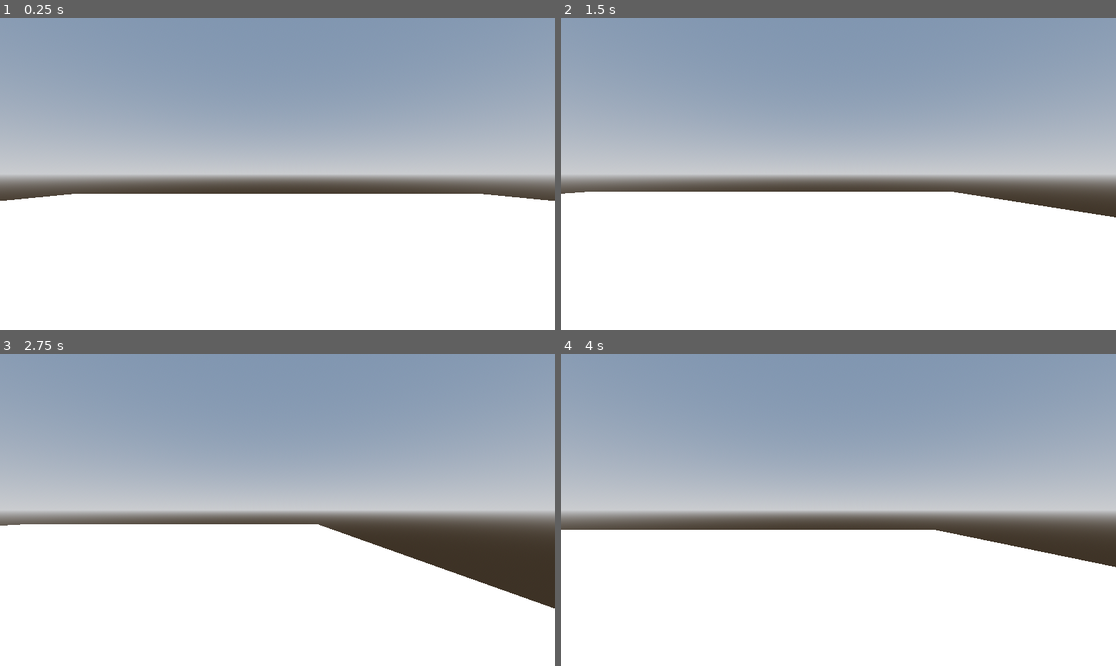
Above: before the commit, frames 1-4 (two rows, left to right).
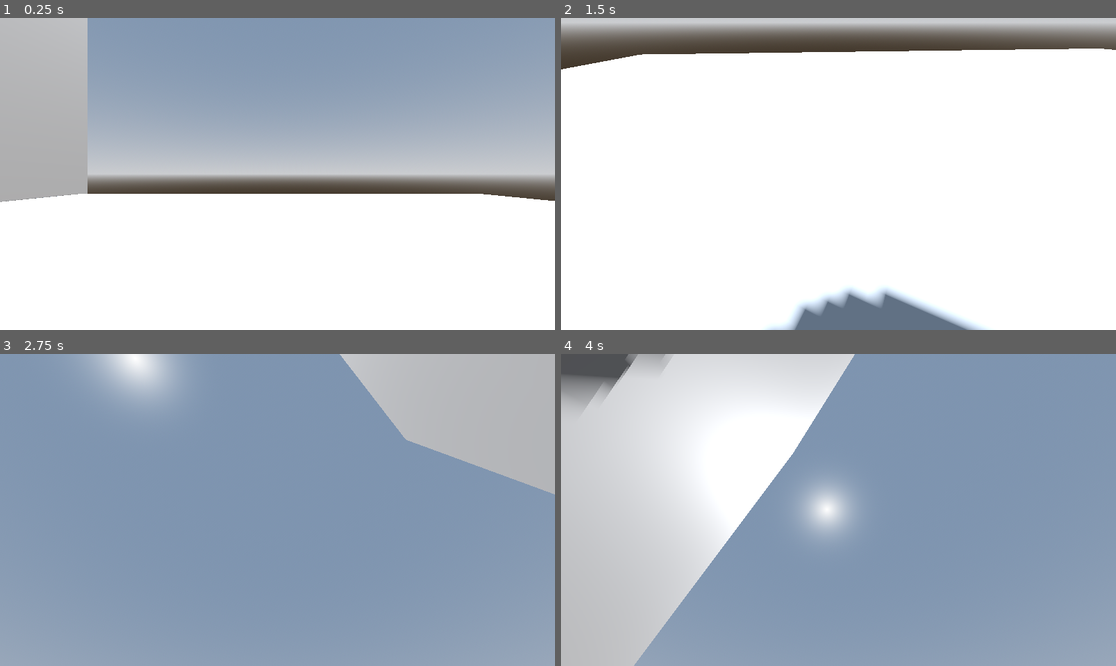
Above: after the commit, the same moments.

Repository: 108charlotte/parthenon-project
Game: Godot game, scene res://main.tscn
The game is run twice, just before and just after one commit, with the same random seed, the same clock (stepped at 60 frames per second) and the same inputs.
Inputs (mouse positions are in pixels of both pictures, inside the frame that each line leads up to):
- Up to frame 1 (0.25 s): no input
- Up to frame 2 (1.5 s): tap Enter (ui_accept) at 0.5, 0.77 s; move the mouse to (960, 158) at 0.52 s; hold Right (right) 0.53-1.28 s; tap Alt at 0.6 s; move the mouse to (727, 189) at 1.27 s; hold Down (backward) from 1.28 s (still down); tap Shift at 1.35 s
- Up to frame 3 (2.75 s): tap Enter (ui_accept) at 1.52 s; move the mouse to (333, 441) at 2.02 s; release Down (backward) at 2.03 s; hold Right (right) from 2.03 s (still down); tap Alt at 2.1 s
- Up to frame 4 (4 s): move the mouse to (810, 572) at 2.77 s; release Right (right) at 2.78 s; hold Up (forward) 2.78-3.53 s; tap Shift at 2.85 s; tap Enter (ui_accept) at 3.02, 3.77 s; move the mouse to (1005, 556) at 3.52 s; hold Left (left) from 3.53 s (still down); tap Alt at 3.6 s

The runs differ from the first frame. In frame 1, 6.0% of the frame differs, in the area x 0-16%, y 0-60%; in frame 2, 60%; in frame 3, 80%; in frame 4, 83%, in the area x 0-100%, y 0-100%.

Commit message:
camera movement

Diff:
--- a/character_body_3d.gd
+++ b/character_body_3d.gd
@@ -3,7 +3,19 @@
 
 const SPEED = 5.0
 const JUMP_VELOCITY = 4.5
+const SENSITIVITY = 0.02
 
+@onready var head = $Head
+@onready var camera = $Head/Camera3D
+
+func _ready():
+	Input.set_mouse_mode(Input.MOUSE_MODE_CAPTURED)
+
+func _unhandled_input(event):
+	if event is InputEventMouseMotion:
+		head.rotate_y(-event.relative.x * SENSITIVITY)
+		camera.rotate_x(-event.relative.y * SENSITIVITY)
+		camera.rotation.x = clamp(camera.rotation.x, deg_to_rad(-40), deg_to_rad(60))
 
 func _physics_process(delta: float) -> void:
 	# Add the gravity.
@@ -17,7 +29,7 @@
 	# Get the input direction and handle the movement/deceleration.
 	# As good practice, you should replace UI actions with custom gameplay actions.
 	var input_dir := Input.get_vector("left", "right", "forward", "backward")
-	var direction := (transform.basis * Vector3(input_dir.x, 0, input_dir.y)).normalized()
+	var direction : Vector3 = (head.transform.basis * Vector3(input_dir.x, 0, input_dir.y)).normalized()
 	if direction:
 		velocity.x = direction.x * SPEED
 		velocity.z = direction.z * SPEED
--- a/main.tscn
+++ b/main.tscn
@@ -31,6 +31,11 @@
 use_collision = true
 size = Vector3(20, 0.002, 20)
 
+[node name="Wall1" type="CSGBox3D" parent="."]
+transform = Transform3D(1, 0, 0, 0, 1, 0, 0, 0, 1, -9.68684, 9.70965, -0.342977)
+use_collision = true
+size = Vector3(0.002, 20, 20.0474)
+
 [node name="CharacterBody3D" type="CharacterBody3D" parent="."]
 transform = Transform3D(1, 0, 0, 0, 1, 0, 0, 0, 1, 0, 0.990934, 0)
 script = ExtResource("3_1bvp3")
--- a/project.godot
+++ b/project.godot
@@ -50,11 +50,6 @@
 "events": [Object(InputEventKey,"resource_local_to_scene":false,"resource_name":"","device":-1,"window_id":0,"alt_press …(192 unchanged characters)…
 ]
 }
-jump={
-"deadzone": 0.2,
-"events": [Object(InputEventKey,"resource_local_to_scene":false,"resource_name":"","device":-1,"window_id":0,"alt_pressed":false,"shift_pressed":false,"ctrl_pressed":false,"meta_pressed":false,"pressed":false,"keycode":0,"physical_keycode":32,"key_label":0,"unicode":32,"location":0,"echo":false,"script":null)
-]
-}
 
 [rendering]
 
